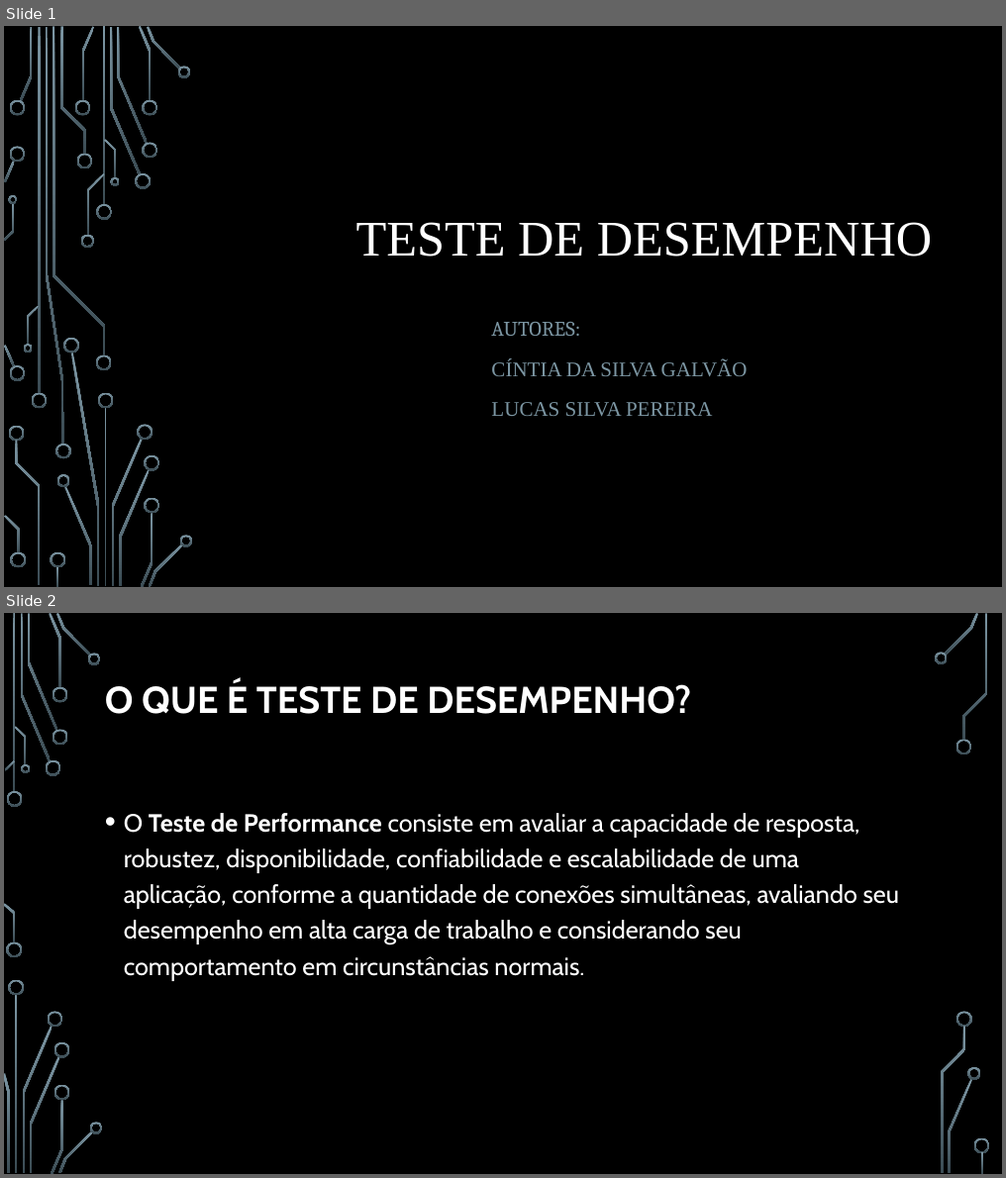
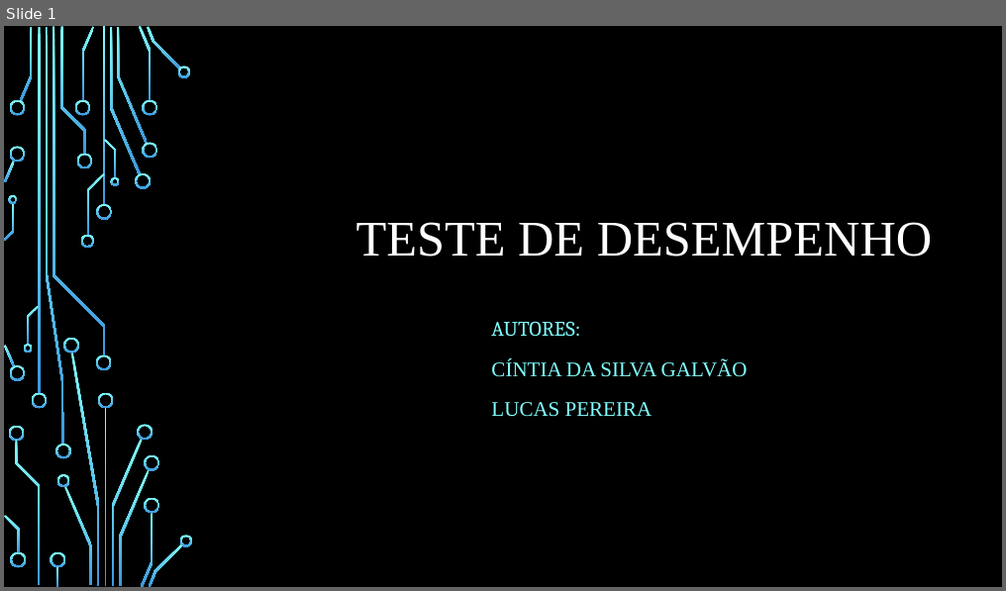
Before and after one commit to cintiags14/Meu-reposit-rio, a slide deck: FTT/Teste de desempenho.pptx. Shown one above the other, each under a label of ours: slides 1 and 2 before the commit, slide 1 after it. The pictures are 1006x1178 and 1006x591 pixels, drawn with LibreOffice and Linux fonts; fonts in the diff are those of the drawing; background and template pictures are left out. Boxes give left, top, right and bottom in pixels: in the first picture for what was removed or moved away, otherwise in the second. Text is boxed around its words. In the diff, an @@ line names an element or a change of style, - is before the commit and + after.

```diff
--- a/FTT/Teste de desempenho.pptx
+++ b/FTT/Teste de desempenho.pptx
@@ slide 2 removed at <box>4,613,1002,1174</box>, background picture (left out) @@
@@ title removed at <box>105,681,691,714</box> @@
-O QUE É TESTE DE DESEMPENHO?
@@ text removed at <box>124,813,900,981</box> @@
-• O Teste de Performance consiste em avaliar a capacidade de resposta, robustez, disponibilidade, confiabilidade e escalabilidade de uma aplicação, conforme a quantidade de conexões simultâneas, avaliando seu desempenho em alta carga de trabalho e considerando seu comportamento em circunstâncias normais.
@@ group removed at <box>4,613,990,1174</box>: 33 freeform shapes, 3 rectangles @@
@@ slide 1 changed as well @@
@@ fill gradient #7C96A3 to #3B4C54 to gradient #82FFFF to #3D97DE in 54 elements at <box>96,204,112,220</box>, <box>96,356,112,372</box>, <box>38,27,40,393</box>, <box>31,393,47,408</box>, <box>20,27,33,101</box>, <box>110,28,141,174</box>, <box>135,174,151,189</box>, <box>117,27,148,144</box>, <box>139,26,152,101</box>, <box>142,142,157,158</box>, <box>142,100,157,116</box>, <box>147,27,181,70</box>, <box>177,66,191,77</box>, <box>82,27,94,101</box>, <box>75,100,91,116</box>, <box>76,154,92,169</box>, <box>64,486,92,586</box>, <box>57,474,70,487</box>, <box>9,100,25,116</box>, <box>4,345,15,367</box>, <box>9,366,25,381</box>, <box>4,161,15,183</box>, <box>9,147,25,163</box>, <box>60,27,86,154</box>, <box>9,426,24,442</box>, <box>15,440,40,585</box>, <box>50,553,65,568</box>, <box>56,568,58,587</box>, <box>10,553,26,568</box>, <box>4,516,20,554</box>, <box>87,174,104,236</box>, <box>81,235,94,249</box>, <box>53,27,105,356</box>, <box>104,139,116,178</box>, <box>110,177,119,186</box>, <box>27,306,40,345</box>, <box>24,344,33,353</box>, <box>5,203,14,240</box>, <box>9,195,18,204</box>, <box>104,408,107,586</box>, <box>112,439,143,586</box>, <box>98,393,114,408</box>, <box>71,353,100,586</box>, <box>63,338,79,353</box>, <box>138,424,152,440</box>, <box>119,470,150,586</box>, <box>141,513,152,587</box>, <box>144,456,159,472</box>, <box>144,497,159,513</box>, <box>149,544,183,587</box>, <box>180,535,193,547</box>, <box>46,27,64,445</box>, <box>55,444,70,459</box>, <box>103,27,105,205</box> @@
@@ subtitle at <box>491,321,747,377</box>: text colour #7C96A3 to #82FFFF in "AUTORES:", "CÍNTIA DA SILVA GALVÃO" @@
@@ subtitle at <box>491,402,652,417</box>: text changed; text colour #7C96A3 to #82FFFF @@
-LUCAS SILVA PEREIRA
+LUCAS PEREIRA
```
Also in this commit, not shown: 1 slide added, 5 other slides removed, 3 other files.
